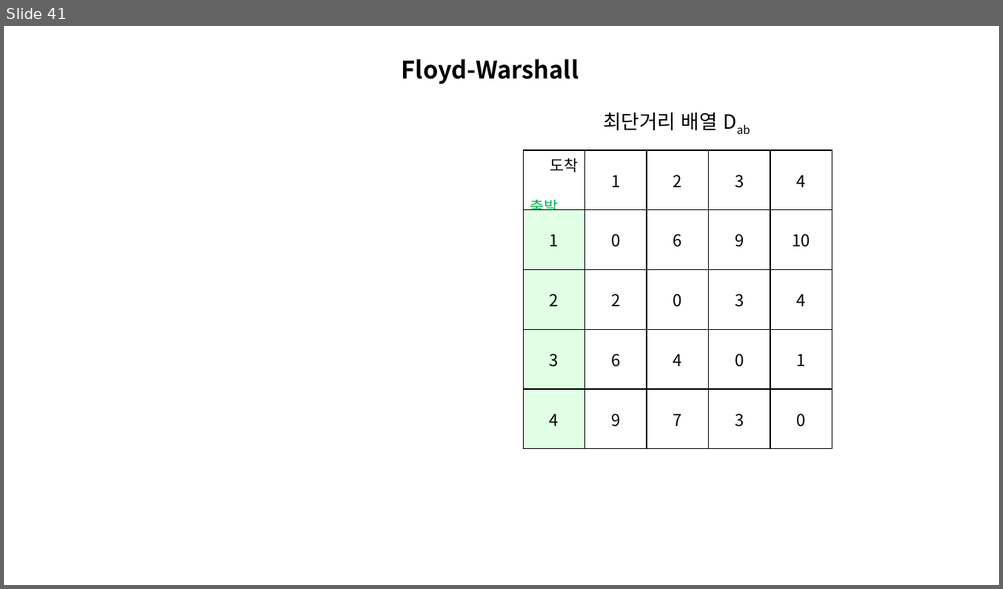
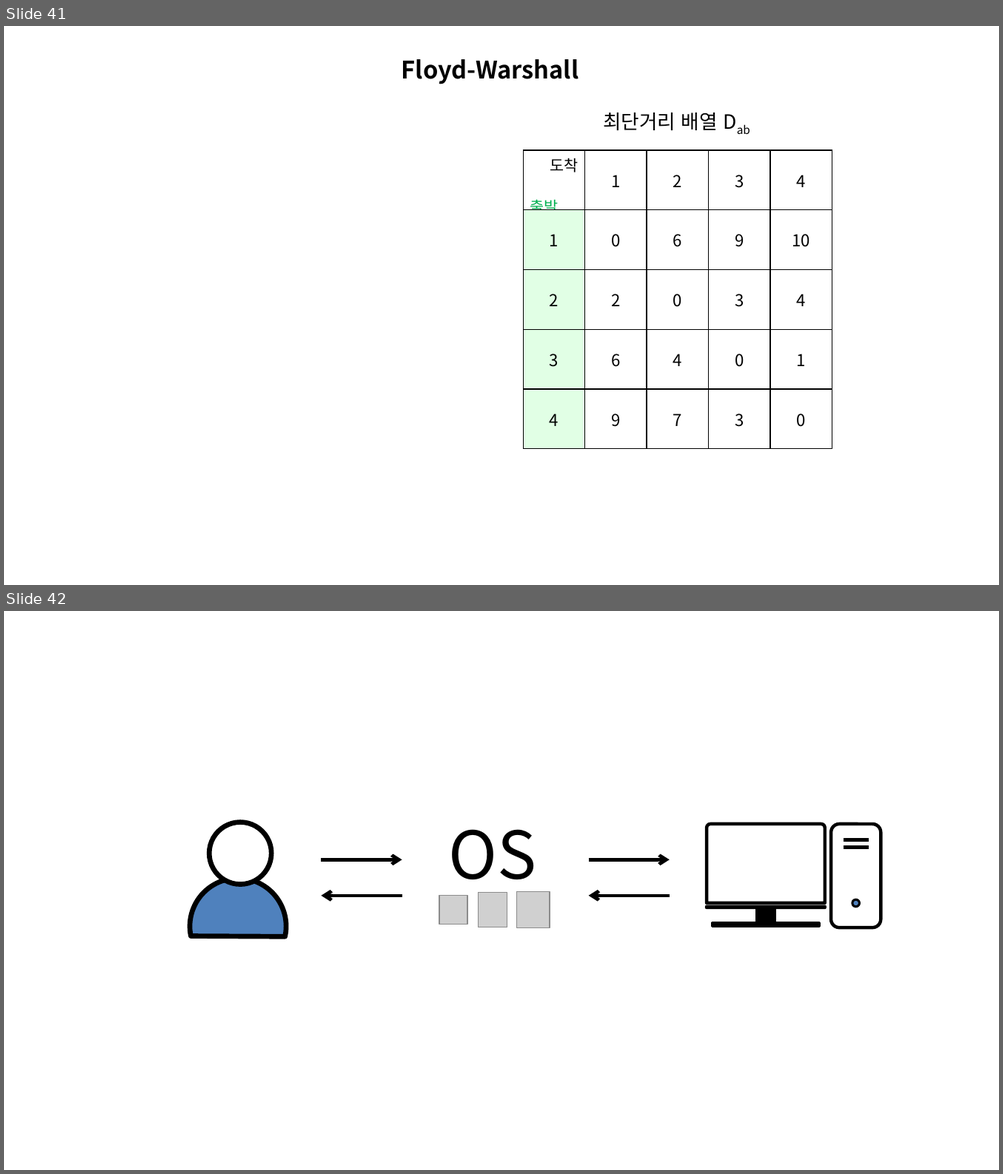
Before and after one commit to momo1108/blog, a slide deck: assets/etc/이미지제작용.pptx. Shown one above the other, each under a label of ours: slide 41 before the commit, slides 41 and 42 after it. The pictures are 1003x589 and 1003x1174 pixels, drawn with LibreOffice and Linux fonts; fonts in the diff are those of the drawing; grey boxes stand for pictures. Boxes give left, top, right and bottom in pixels: in the first picture for what was removed or moved away, otherwise in the second. Text is boxed around its words. In the diff, an @@ line names an element or a change of style, - is before the commit and + after.

```diff
--- a/assets/etc/이미지제작용.pptx
+++ b/assets/etc/이미지제작용.pptx
@@ slide 42 added at <box>4,611,999,1170</box>, background #FFFFFF @@
@@ ellipse added at <box>209,823,272,885</box>, fill #FFFFFF, outline #000000 4.5 pt @@
@@ text added at <box>449,829,537,896</box>, 60 pt, text #000000 @@
+OS
@@ round same rect added at <box>706,824,825,903</box>, outline #000000 3 pt @@
@@ rounded rectangle added at <box>831,824,880,928</box>, outline #000000 3 pt @@
@@ line added from (843, 840) to (868, 840), #000000 3 pt @@
@@ line added from (843, 848) to (868, 848), #000000 3 pt @@
@@ chord (boxed as its full ellipse) added at <box>171,860,304,994</box>, fill #4F81BD, outline #000000 4.5 pt @@
@@ arrow added from (321, 860) to (402, 860), #000000 3 pt @@
@@ arrow added from (588, 860) to (669, 860), #000000 3 pt @@
@@ arrow added from (402, 896) to (321, 896), #000000 3 pt @@
@@ picture added at <box>439,895,467,924</box> @@
@@ picture added at <box>478,893,508,928</box> @@
@@ picture added at <box>516,892,549,928</box> @@
@@ arrow added from (669, 896) to (588, 896), #000000 3 pt @@
@@ round same rect added at <box>706,907,825,908</box>, fill #000000, outline #000000 3 pt @@
@@ rectangle added at <box>757,908,775,927</box>, fill #000000, outline #000000 2 pt @@
@@ ellipse added at <box>852,900,859,907</box>, fill #4F81BD, outline #000000 2 pt @@
@@ rectangle added at <box>712,923,819,926</box>, fill #000000, outline #000000 2 pt @@
```
Also in this commit, not shown: 3 other slides added, 8 other files.
